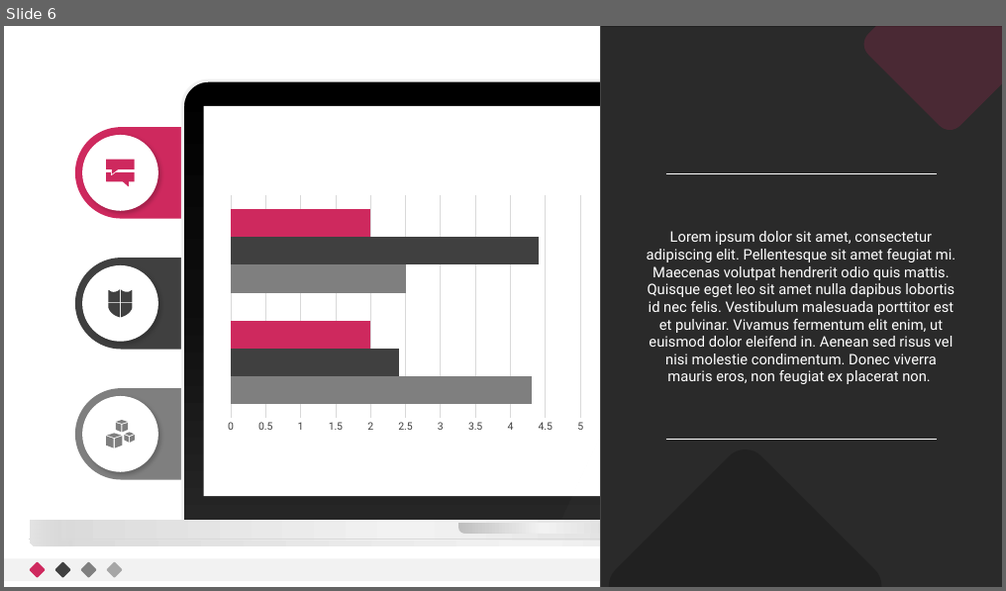
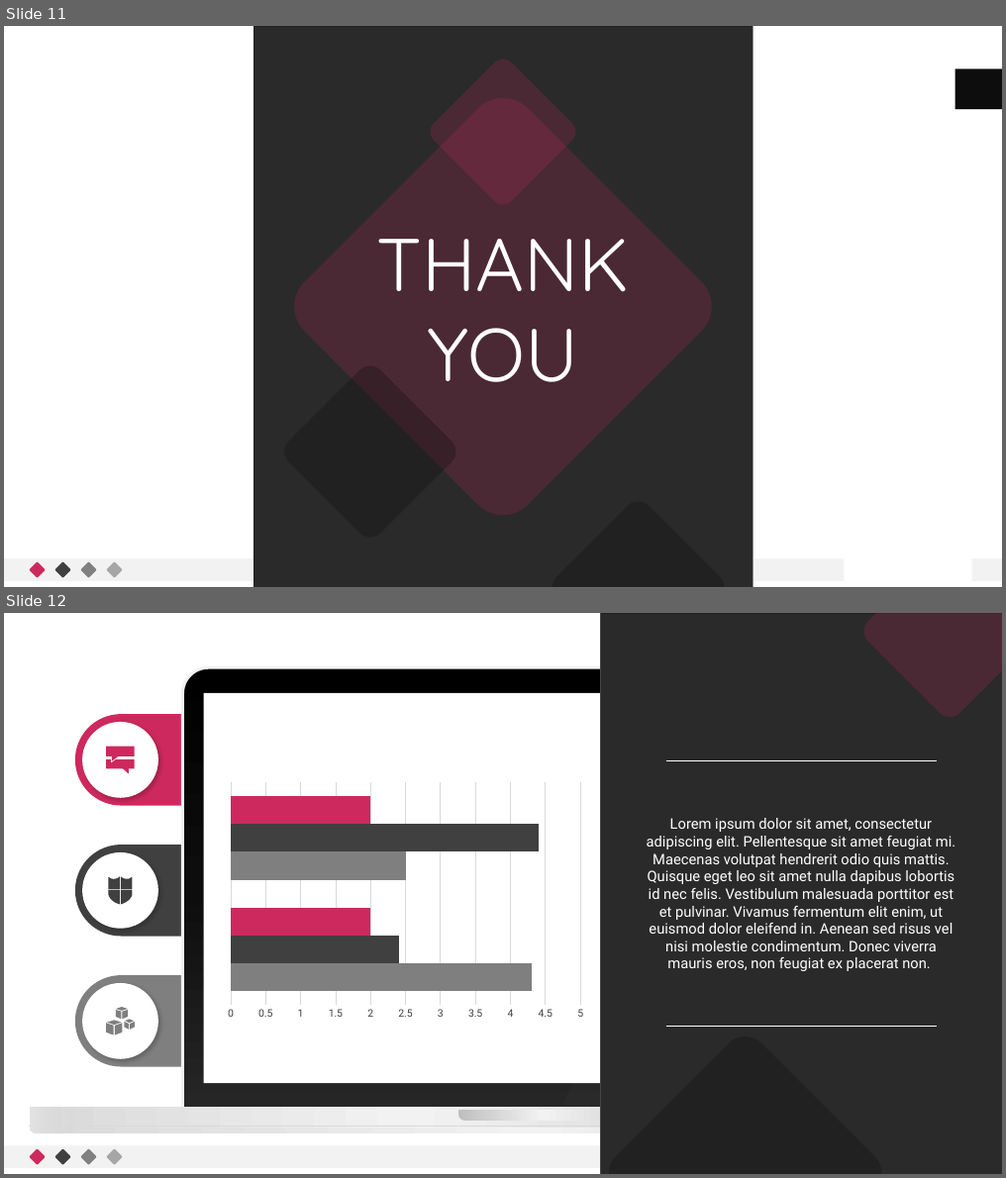
Before and after one commit to hareeshkavumkulath/BigdataAnalytics, a slide deck: Presentation/Presentation.pptx. Shown one above the other, each under a label of ours: slide 6 before the commit, slides 11 and 12 after it. The pictures are 1006x591 and 1006x1178 pixels, drawn with LibreOffice and Linux fonts; fonts in the diff are those of the drawing; grey boxes stand for pictures. Boxes give left, top, right and bottom in pixels: in the first picture for what was removed or moved away, otherwise in the second. Text is boxed around its words. In the diff, an @@ line names an element or a change of style, - is before the commit and + after.

```diff
--- a/Presentation/Presentation.pptx
+++ b/Presentation/Presentation.pptx
@@ slide 11 added at <box>4,26,1002,587</box>, background #FFFFFF; not listed: 7 template elements that a slide beside it also shows @@
@@ picture added at <box>253,26,752,587</box> @@
@@ rectangle added at <box>253,26,752,587</box>, fill #0D0D0D at 85% opacity @@
@@ rounded rectangle added at <box>425,54,581,210</box>, fill #CE295E at 20% opacity @@
@@ rounded rectangle added at <box>280,83,727,530</box>, fill #CE295E at 20% opacity @@
@@ text added at <box>376,239,629,382</box>, 72 pt, text #FFFFFF @@
+THANK YOU
@@ rounded rectangle added at <box>279,360,462,543</box>, fill #0D0D0D at 30% opacity @@
@@ freeform shape added at <box>552,501,724,587</box>, fill #0D0D0D at 30% opacity @@
@@ what was slide 6 is now slide 12 @@
```
Also in this commit, not shown: 6 slides changed, 6 other slides added, 1 slide removed.
